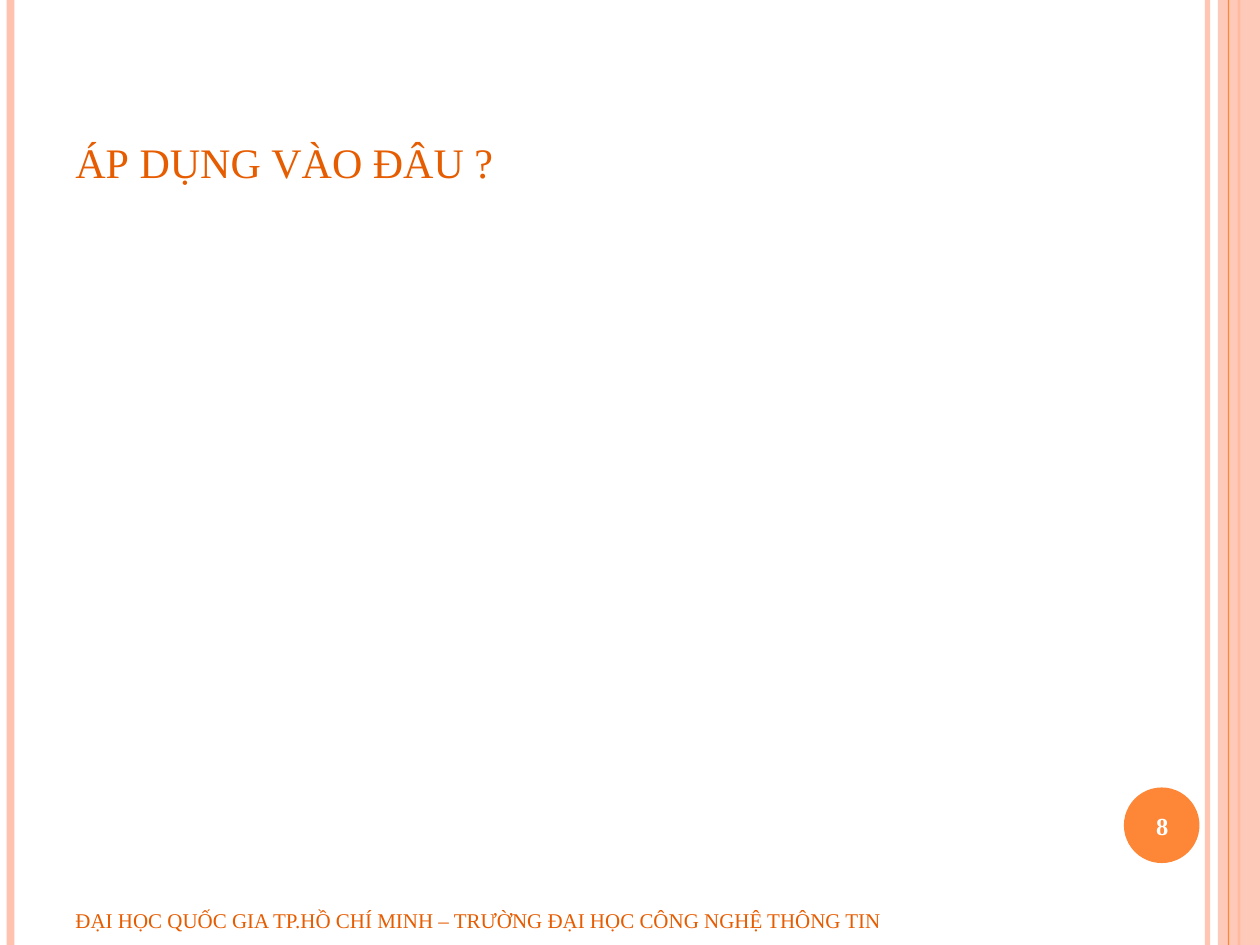
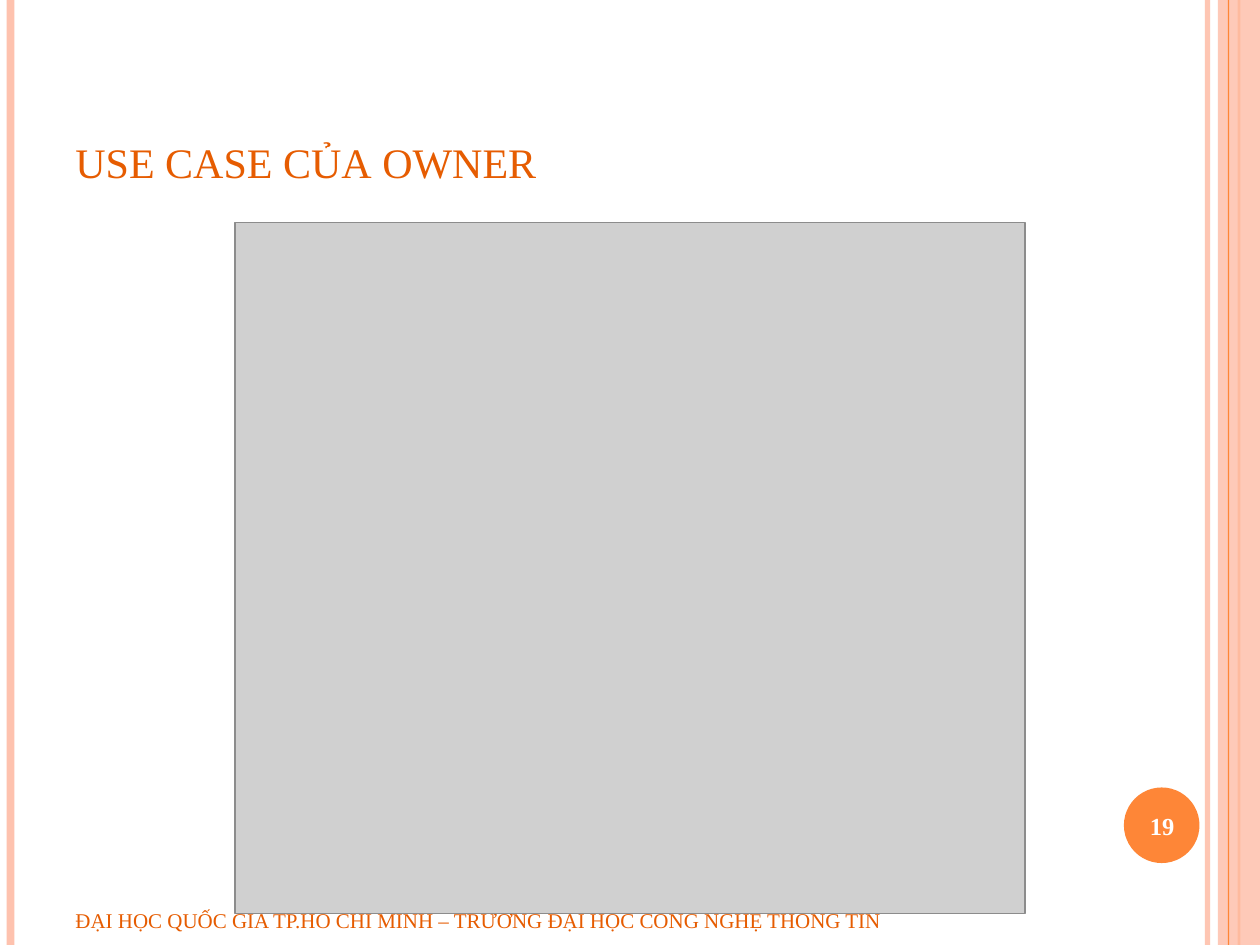
Before and after one commit to geovip/nosqlravendbuit, a slide deck: slide 19 of Document/slide bao cao.pptx (slide 8 before the commit). Drawn at 1260x945 pixels with LibreOffice and Linux fonts; fonts in the diff are those of the drawing; grey boxes stand for pictures; background and template pictures are left out. Boxes give left, top, right and bottom in pixels: in the first picture for what was removed or moved away, otherwise in the second. Text is boxed around its words. In the diff, an @@ line names an element or a change of style, - is before the commit and + after.

```diff
--- a/Document/slide bao cao.pptx
+++ b/Document/slide bao cao.pptx
@@ title at box(75, 145, 536, 179): text changed @@
-áp dụng vào đâu ?
+use case của owner
@@ picture added at box(234, 223, 1024, 914) @@
@@ page number at box(1150, 819, 1175, 836): text changed @@
-8
+19
```
Also in this commit, not shown: 6 other slides changed, 10 slides added.
